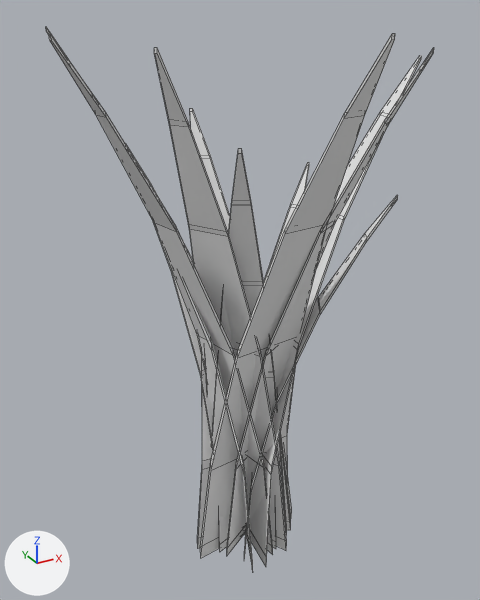
One commit to the FBX model Blender/exports/environment/wild_grass/SM_Grass_Wild.fbx: the scene before it, then after it.
Both versions are drawn from a 50 mm camera at (-0.331, -0.585, 0.617) aimed at (0.001, 0.018, 0.316). Every picture has the same lights, and +X, +Y and +Z are marked at lower left. The older version comes first. Mesh edges are drawn as thin lines.

Objects in the first picture: 'SM_Grass_Wild'.
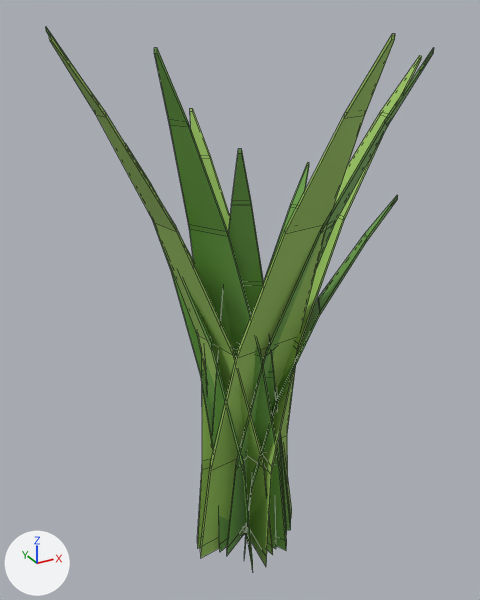
What the commit changed:
Material 'M_ENV_LEAF' (mat_m_env_leaf) changes colour from white #e7e7e7 to green #6fa84b; in linear values from (0.8, 0.8, 0.8) to (0.16, 0.39, 0.07).
Material 'M_ENV_LEAF_LIGHT' (mat_m_env_leaf_light) changes colour from white #e7e7e7 to green #9ec861; in linear values from (0.8, 0.8, 0.8) to (0.34, 0.58, 0.12).

Location of each change, (x1, y1, x2, y2) in pixels of the pictures (480 x 600 px):
'SM_Grass_Wild', recoloured (white to green)
    both: (46, 27, 434, 570)
